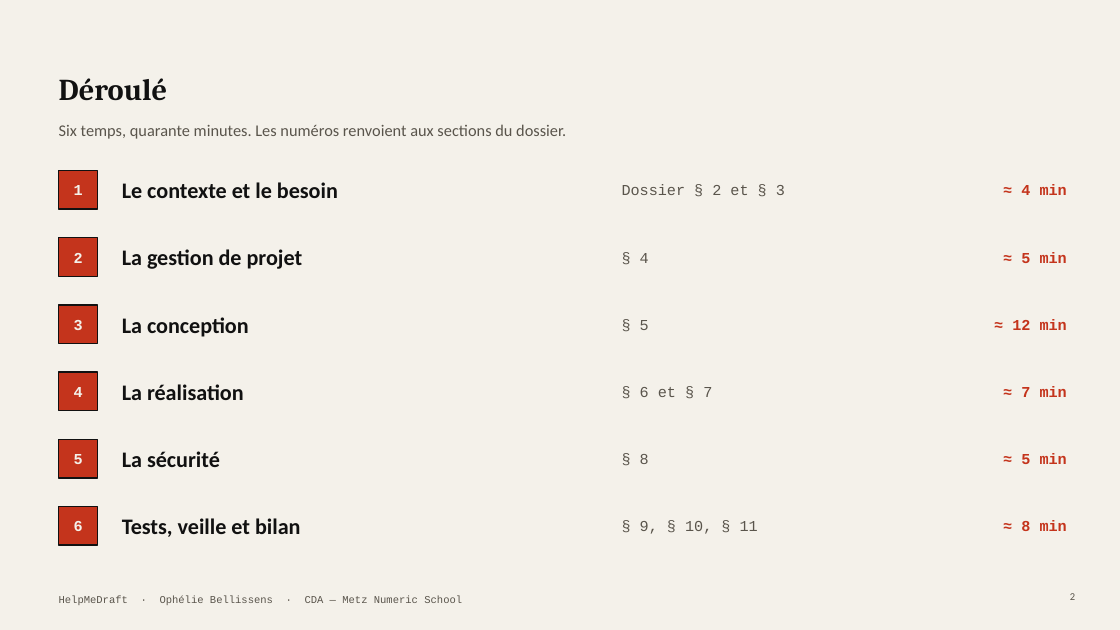
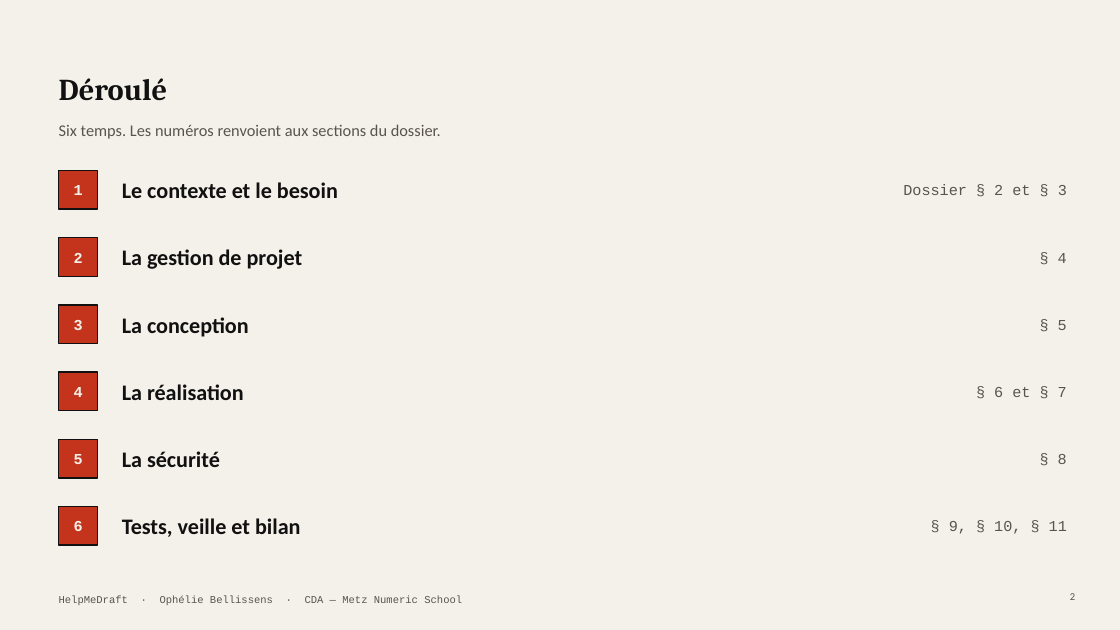
Before and after one commit to Equinoxya/HelpMeDraft---projet-fil-rouge, a slide deck: slide 2 of docs/Soutenance-HelpMeDraft.pptx. Drawn at 1120x630 pixels with LibreOffice and Linux fonts; fonts in the diff are those of the drawing. Boxes give left, top, right and bottom in pixels: in the first picture for what was removed or moved away, otherwise in the second. Text is boxed around its words. In the diff, an @@ line names an element or a change of style, - is before the commit and + after.

```diff
--- a/docs/Soutenance-HelpMeDraft.pptx
+++ b/docs/Soutenance-HelpMeDraft.pptx
@@ text at [59, 124, 441, 139]: text changed @@
-Six temps, quarante minutes. Les numéros renvoient aux sections du dossier.
+Six temps. Les numéros renvoient aux sections du dossier.
@@ text "Dossier § 2 et § ...": place and size @@
-text "Dossier § 2 et § ..." at [622, 184, 785, 195]
+text "Dossier § 2 et § ..." at [903, 184, 1067, 195]
@@ text removed at [1021, 184, 1067, 195] @@
-≈ 4 min
@@ text "§ 4": place and size @@
-text "§ 4" at [640, 253, 649, 263]
+text "§ 4" at [1058, 253, 1067, 263]
@@ text removed at [1021, 252, 1067, 263] @@
-≈ 5 min
@@ text "§ 5": place and size @@
-text "§ 5" at [640, 320, 649, 330]
+text "§ 5" at [1058, 320, 1067, 330]
@@ text removed at [1012, 319, 1067, 330] @@
-≈ 12 min
@@ text "§ 6 et § 7": place and size @@
-text "§ 6 et § 7" at [640, 387, 712, 397]
+text "§ 6 et § 7" at [994, 387, 1067, 397]
@@ text removed at [1021, 386, 1067, 397] @@
-≈ 7 min
@@ text "§ 8": place and size @@
-text "§ 8" at [640, 454, 649, 464]
+text "§ 8" at [1058, 454, 1067, 464]
@@ text removed at [1021, 453, 1067, 464] @@
-≈ 5 min
@@ alignment left to right in 6 elements at [903, 184, 1067, 195], [1058, 253, 1067, 263], [1058, 320, 1067, 330], [994, 387, 1067, 397], [1058, 454, 1067, 464], [949, 521, 1067, 534] @@
@@ text "§ 9, § 10, § ...": place and size @@
-text "§ 9, § 10, § ..." at [640, 521, 758, 534]
+text "§ 9, § 10, § ..." at [949, 521, 1067, 534]
@@ text removed at [1021, 520, 1067, 531] @@
-≈ 8 min
```
Also in this commit, not shown: 2 other files.
